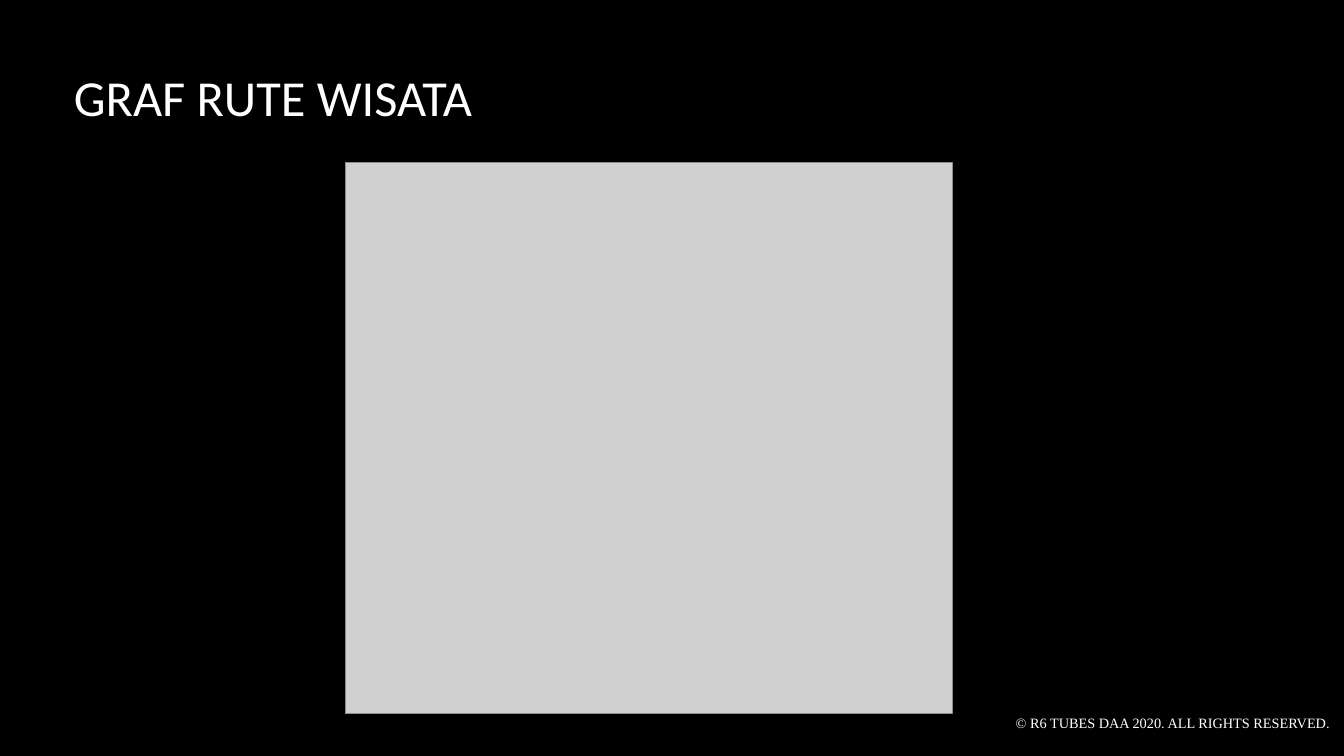
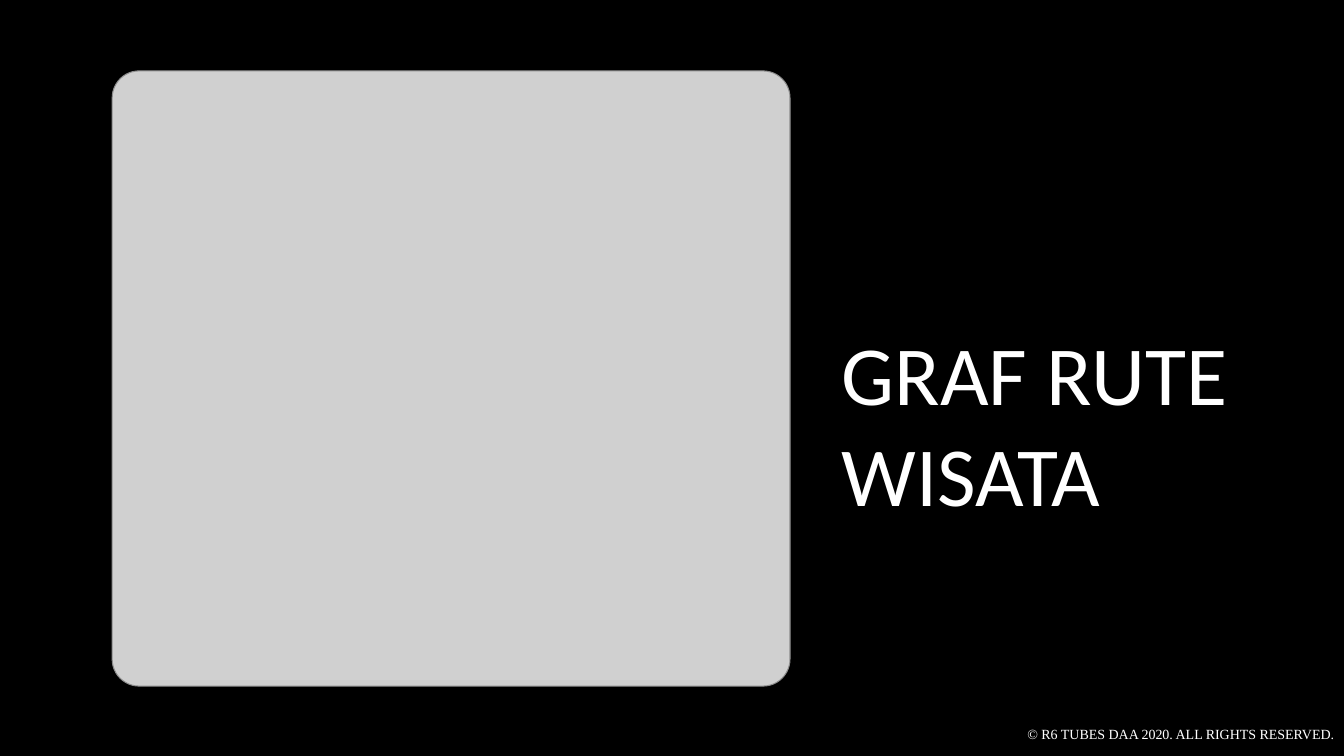
Before and after one commit to rachmatdp/TUBESDAA2020, a slide deck: slide 8 of FILE TUGAS BESAR/R6_DAA_PRESENTATION.pptx. Drawn at 1344x756 pixels with LibreOffice and Linux fonts; fonts in the diff are those of the drawing; grey boxes stand for pictures; background and template pictures are left out. Boxes give left, top, right and bottom in pixels: in the first picture for what was removed or moved away, otherwise in the second. Text is boxed around its words. In the diff, an @@ line names an element or a change of style, - is before the commit and + after.

```diff
--- a/FILE TUGAS BESAR/R6_DAA_PRESENTATION.pptx
+++ b/FILE TUGAS BESAR/R6_DAA_PRESENTATION.pptx
@@ picture added at (x1=112, y1=71, x2=789, y2=686) @@
@@ picture removed at (x1=346, y1=162, x2=953, y2=714) @@
@@ title "GRAF RUTE WISATA" moved from (x1=74, y1=83, x2=472, y2=117) to (x1=842, y1=350, x2=1227, y2=507) @@
@@ title "GRAF RUTE WISATA" at (x1=842, y1=350, x2=1227, y2=507): size 36 to 60 pt @@
@@ text "© R6 TUBES DAA 2020. ..." moved from (x1=1030, y1=718, x2=1329, y2=728) to (x1=1041, y1=729, x2=1334, y2=739) @@
@@ text "© R6 TUBES DAA 2020. ..." at (x1=1041, y1=729, x2=1334, y2=739): size 10.2 to 10 pt; alignment left to right; vertical alignment middle to top @@
```
Also in this commit, not shown: 1 other file.
